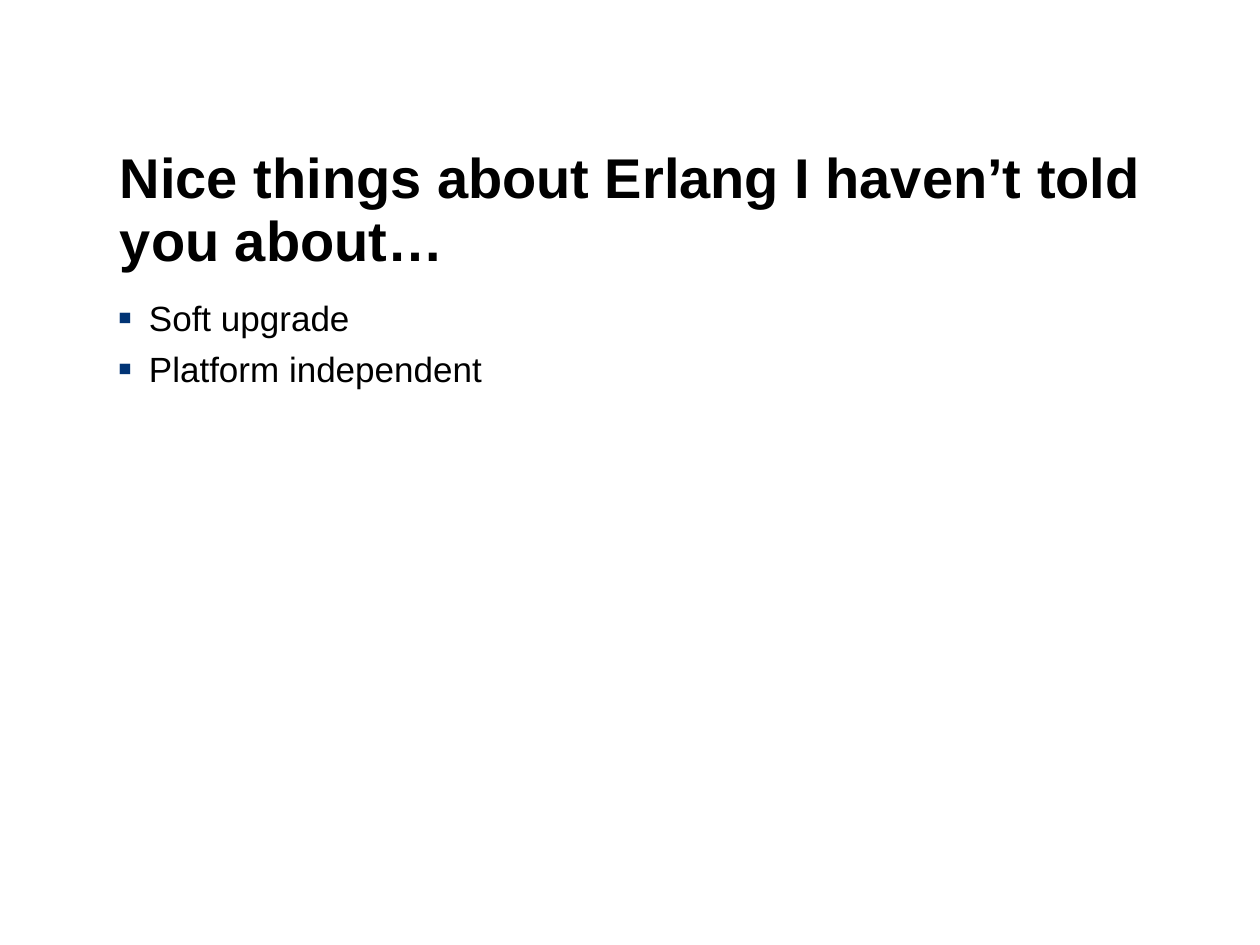
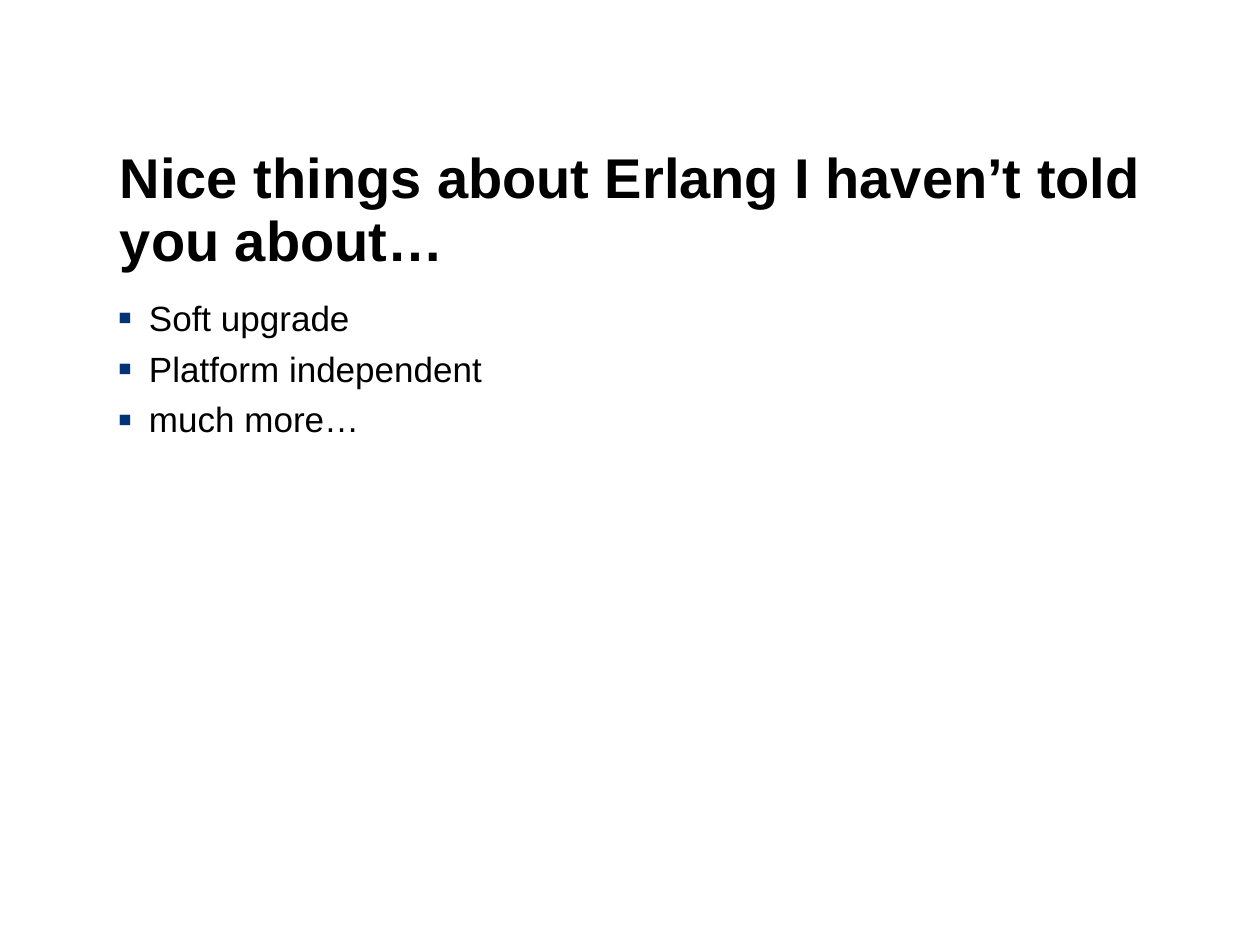
Before and after one commit to devmanner/devmanner, a slide deck: slide 35 of erlang/ErlangMulticore/Erlang.ppt. Drawn at 1260x945 pixels with LibreOffice and Linux fonts; fonts in the diff are those of the drawing; background and template pictures are left out. Boxes give left, top, right and bottom in pixels: in the first picture for what was removed or moved away, otherwise in the second. Text is boxed around its words. In the diff, an @@ line names an element or a change of style, - is before the commit and + after.

```diff
--- a/erlang/ErlangMulticore/Erlang.ppt
+++ b/erlang/ErlangMulticore/Erlang.ppt
@@ text at (x1=149, y1=406, x2=359, y2=433): paragraph added @@
+  ▪ much more…
```
Also in this commit, not shown: 1 other slide changed.
